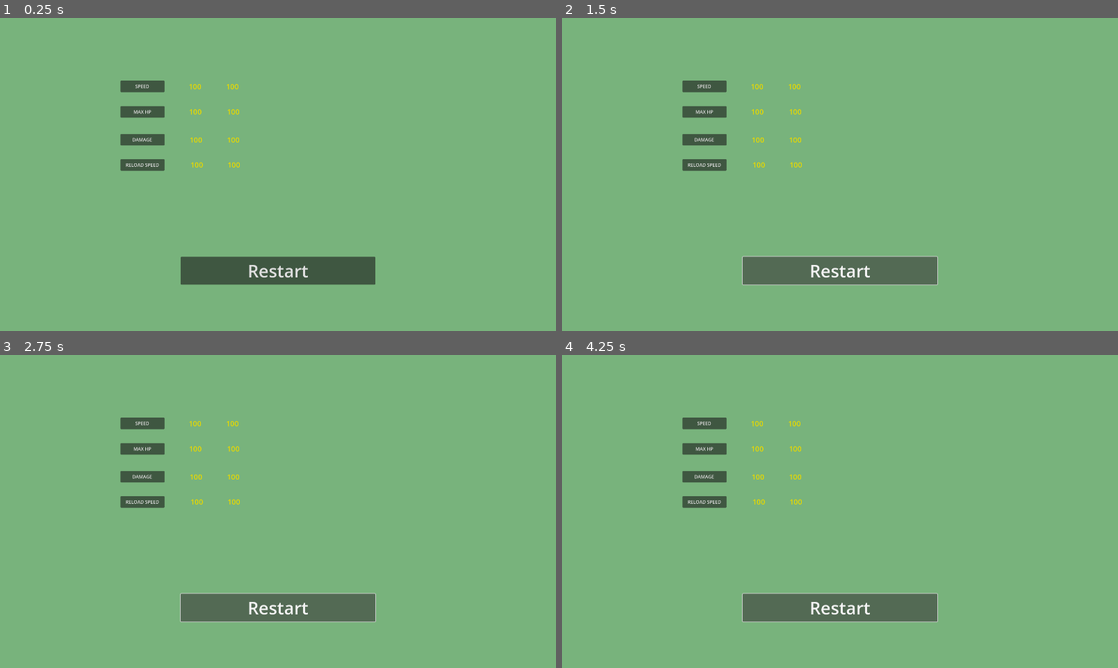
Above: before the commit, frames 1-4 (two rows, left to right).
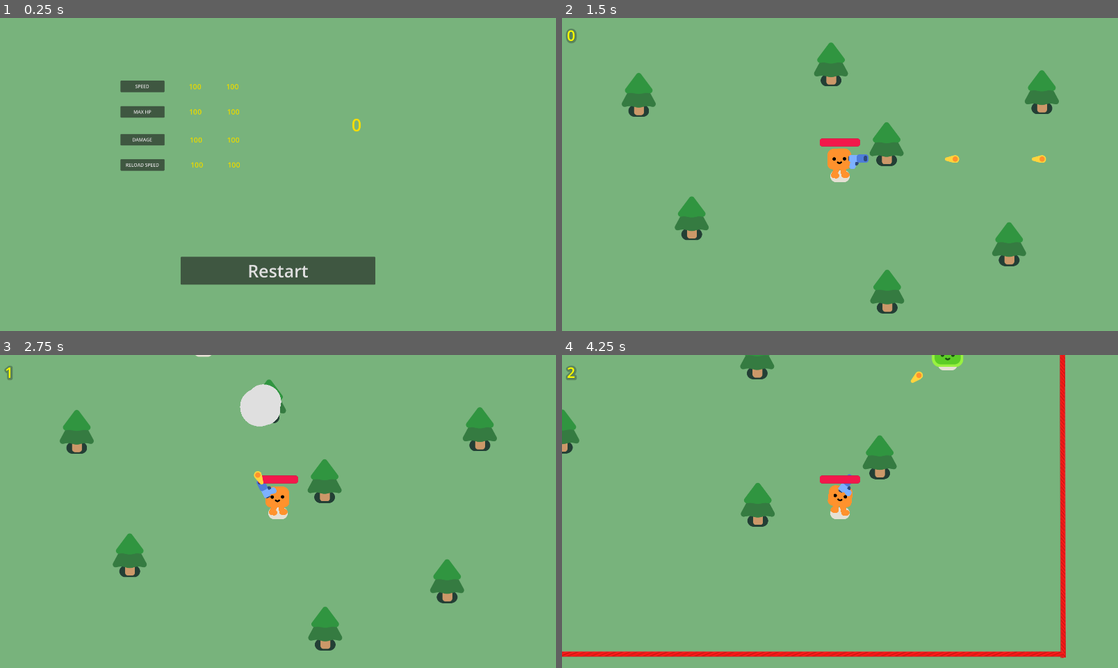
Above: after the commit, the same moments.

Repository: Doronin-git/vampgameGit
Game: Godot game, scene res://shop.tscn
Two runs of this game, one before a commit and one after it. Both use one fixed random seed, a clock stepped at 60 frames per second and the inputs below. This scene is started directly instead of the project's main scene.
Inputs (mouse positions are in pixels of both pictures, inside the frame that each line leads up to):
- Up to frame 1 (0.25 s): no input
- Up to frame 2 (1.5 s): click "Restart" at 0.5 s; click (840, 271) at 1.25 s, where only the run before the commit has a clickable "Restart"
- Up to frame 3 (2.75 s): click (278, 608) at 2 s, where only the run before the commit has a clickable "Restart"
- Up to frame 4 (4.25 s): hold D (move_right) 2.78-3.53 s; hold S (move_down) from 3.53 s (still down)

The runs differ from the first frame. In frame 1, less than 0.1% of the frame differs, in the area x 63-65%, y 32-37%; in frame 2, 9.2%; in frame 3, 9.3%; in frame 4, 9.9%, in the area x 0-91%, y 0-97%.
Error before the commit: Parse Error: Expected expression for variable initial value after "=". (res://shop.gd:3)

Commit message:
shop variables

Diff:
--- a/shop.gd
+++ b/shop.gd
@@ -1,9 +1,9 @@
 extends Node2D
 
-var speed_upgrade_cost =
-var hp_upgrade_cost =
-var damage_upgrade_cost =
-var reload_upgrade_cost =
+var speed_upgrade_cost = Global.speed_upgrade_cost
+var hp_upgrade_cost = Global.hp_upgrade_cost
+var damage_upgrade_cost = Global.damage_upgrade_cost
+var reload_upgrade_cost = Global.reload_upgrade_cost
 
 func havemoney(upgrade_cost):
 	if Global.score > upgrade_cost:
